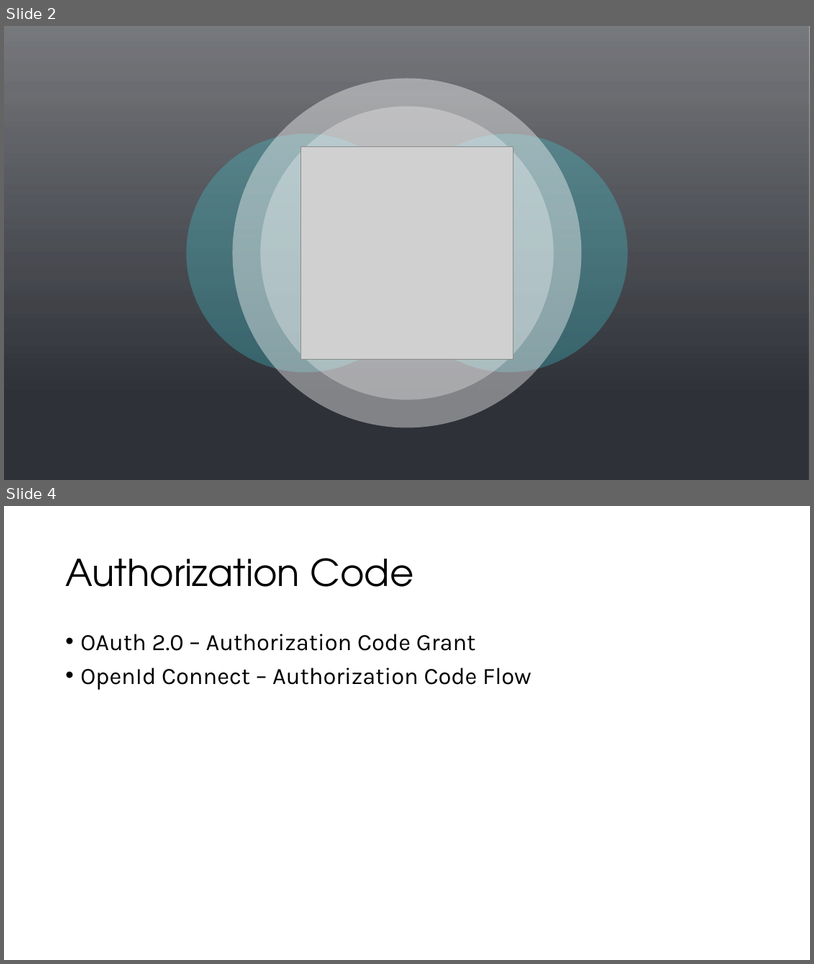
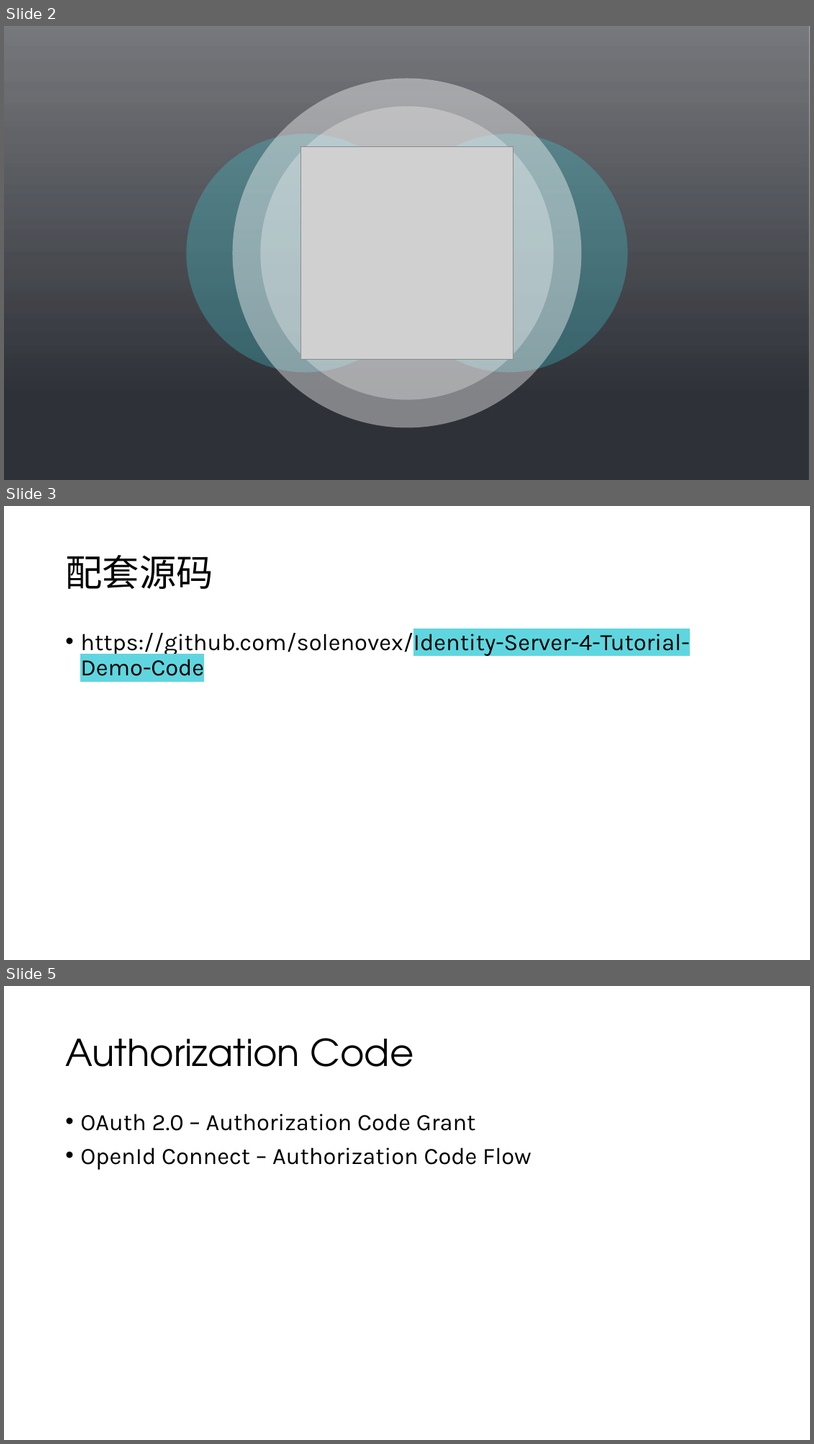
Before and after one commit to solenovex/Identity-Server-4-Tutorial-Demo-Code, a slide deck: 03. Authorization Code Flow - MVC Client/03.pptx. Shown one above the other, each under a label of ours: slides 2 and 4 before the commit, slides 2, 3 and 5 after it; the slides between them are not shown. The pictures are 814x964 and 814x1444 pixels, drawn with LibreOffice and Linux fonts; fonts in the diff are those of the drawing; grey boxes stand for pictures; background and template pictures are left out. Boxes give left, top, right and bottom in pixels: in the first picture for what was removed or moved away, otherwise in the second. Text is boxed around its words. In the diff, an @@ line names an element or a change of style, - is before the commit and + after.

```diff
--- a/03. Authorization Code Flow - MVC Client/03.pptx
+++ b/03. Authorization Code Flow - MVC Client/03.pptx
@@ slide 3 added at [4,506,810,960], background #FFFFFF @@
@@ title added at [65,555,213,589], 44 pt, text #000000 @@
+配套源码
@@ text added at [80,628,689,676], 28 pt, text #000000 @@
+• https://github.com/solenovex/Identity-Server-4-Tutorial-Demo-Code
@@ what was slide 4 is now slide 5 @@
```
Also in this commit, not shown: 1 slide changed, 5 other files.
